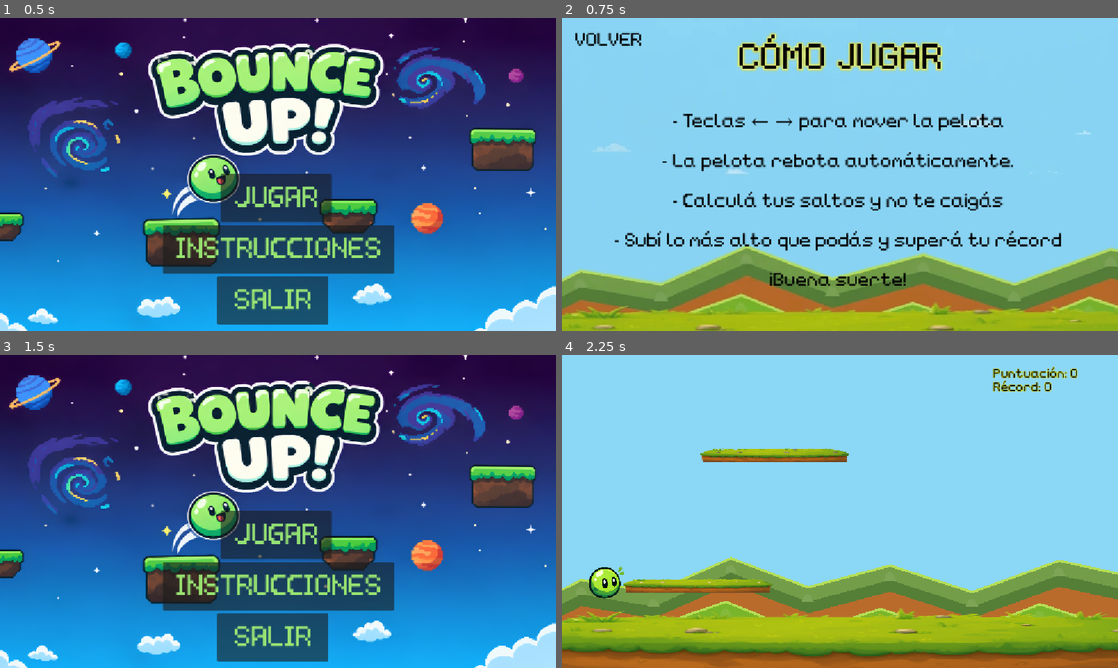
Above: before the commit, frames 1-4 (two rows, left to right).
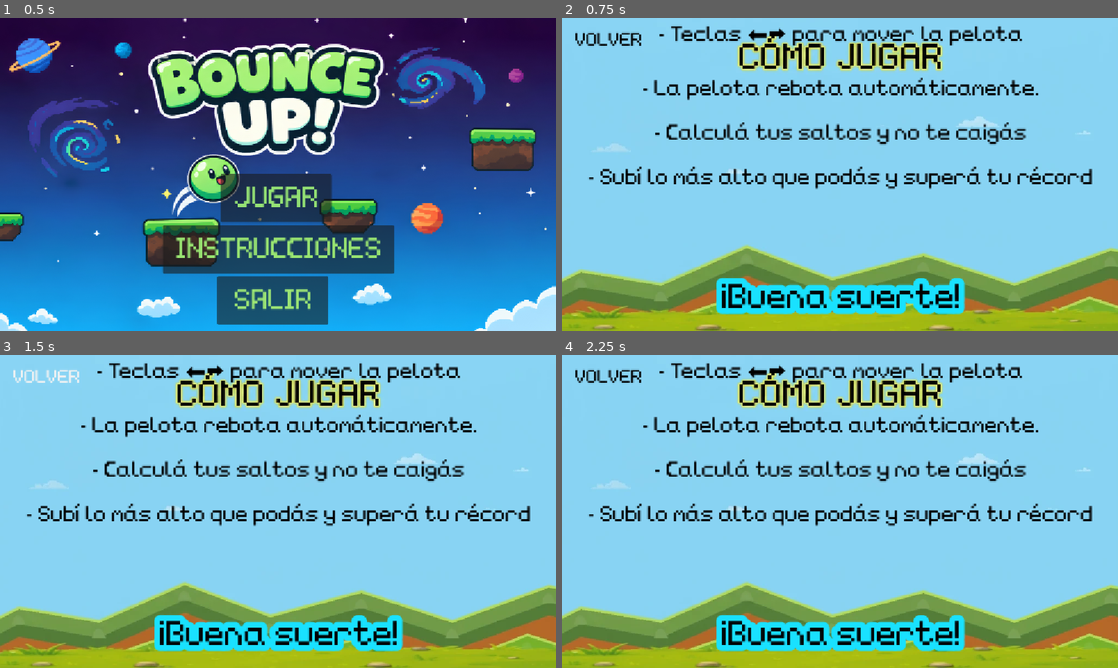
Above: after the commit, the same moments.

Repository: Miranda-511/Bounce-Up-
Game: Godot game, scene res://escenas/menu.tscn
Same seed, same stepped clock (60 frames per second), same inputs: the game is played once before the commit and once after it.
Inputs (mouse positions are in pixels of both pictures, inside the frame that each line leads up to):
- Up to frame 1 (0.5 s): no input
- Up to frame 2 (0.75 s): click "INSTRUCCIONES" at 0.5 s
- Up to frame 3 (1.5 s): click "VOLVER" at 1.25 s
- Up to frame 4 (2.25 s): click (840, 536) at 2 s, where only the run before the commit has a clickable "JUGAR"

Frame 1 is identical in both runs. In frame 2, 15% of the frame differs, in the area x 4-96%, y 2-95%; in frame 3, 100%, in the area x 0-100%, y 0-100%; in frame 4, 41%.

Commit message:
cambio en instructions

Diff:
--- a/escenas/instructions.tscn
+++ b/escenas/instructions.tscn
@@ -2,27 +2,25 @@
 
 [ext_resource type="Texture2D" uid="uid://ce4htaho23tqh" path="res://assets/cómo jugar bg.webp" id="1_jocam"]
 [ext_resource type="FontFile" uid="uid://c4a6oj1d3qow6" path="res://font/lower-pixel.regular.otf" id="1_luvsg"]
+[ext_resource type="Script" uid="uid://bdcxvpt7g2iyy" path="res://scripts/back.gd" id="3_68gym"]
 
 [sub_resource type="LabelSettings" id="LabelSettings_pv7or"]
 line_spacing = 1.0
 font = ExtResource("1_luvsg")
-font_size = 40
+font_size = 45
 font_color = Color(0, 0, 0, 1)
+
+[sub_resource type="LabelSettings" id="LabelSettings_51fi4"]
+font = ExtResource("1_luvsg")
+font_size = 70
+font_color = Color(0, 0, 0, 1)
+shadow_size = 50
+shadow_color = Color(0.100000024, 0.8800001, 1, 1)
+shadow_offset = Vector2(0, 0)
 
 [sub_resource type="Theme" id="Theme_eaw6l"]
 default_font = ExtResource("1_luvsg")
 default_font_size = 40
-
-[sub_resource type="GDScript" id="GDScript_pv7or"]
-resource_name = "back"
-script/source = "extends Button
-
-func _ready():
-	pressed.connect(_on_pressed)
-
-func _on_pressed():
-	get_tree().change_scene_to_file(\"res://escenas/menu.tscn\")
-"
 
 [node name="Instructions" type="Control" unique_id=1092062286]
 layout_mode = 3
@@ -42,27 +40,40 @@
 [node name="instr_text" type="Label" parent="." unique_id=2082364869]
 layout_mode = 1
 anchors_preset = -1
-anchor_left = 0.49673617
-anchor_top = 0.5839753
-anchor_right = 0.5017361
-anchor_bottom = 0.5839753
+anchor_left = 0.44552088
+anchor_top = 0.55465454
+anchor_right = 0.5616319
+anchor_bottom = 0.35712367
 offset_left = -515.24005
 offset_top = -232.41602
 offset_right = 509.0
 offset_bottom = 232.58398
-text = "- Teclas ← → para mover la pelota
+text = "- Teclas ⬅⮕ para mover la pelota
 
 - La pelota rebota automáticamente.
 
 - Calculá tus saltos y no te caigás
 
-- Subí lo más alto que podás y superá tu récord
-
-¡Buena suerte!"
+- Subí lo más alto que podás y superá tu récord"
 label_settings = SubResource("LabelSettings_pv7or")
 horizontal_alignment = 1
-vertical_alignment = 1
 metadata/_edit_use_anchors_ = true
+
+[node name="instr_text2" type="Label" parent="." unique_id=791652460]
+layout_mode = 1
+anchors_preset = 7
+anchor_left = 0.5
+anchor_top = 1.0
+anchor_right = 0.5
+anchor_bottom = 1.0
+offset_left = -247.5
+offset_top = -104.0
+offset_right = 247.5
+offset_bottom = -34.0
+grow_horizontal = 2
+grow_vertical = 0
+text = "¡Buena suerte!"
+label_settings = SubResource("LabelSettings_51fi4")
 
 [node name="back" type="Button" parent="." unique_id=1877970447]
 layout_mode = 0
@@ -76,4 +87,4 @@
 theme_override_colors/font_color = Color(0, 0, 0, 1)
 text = "VOLVER"
 flat = true
-script = SubResource("GDScript_pv7or")
+script = ExtResource("3_68gym")
